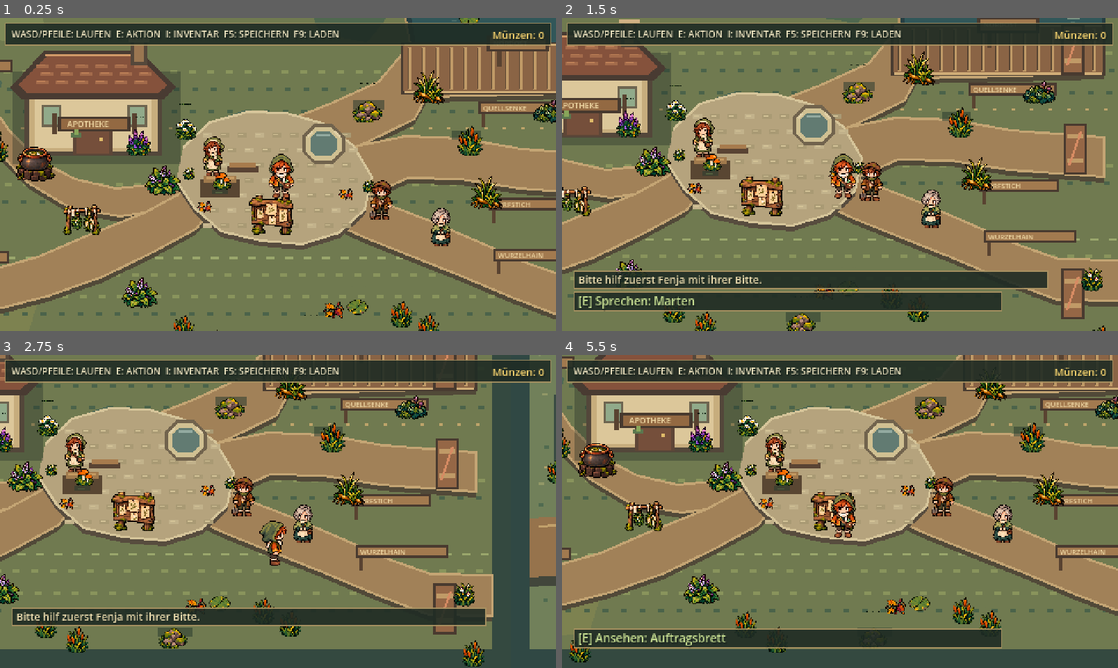
Above: before the commit, frames 1-4 (two rows, left to right).
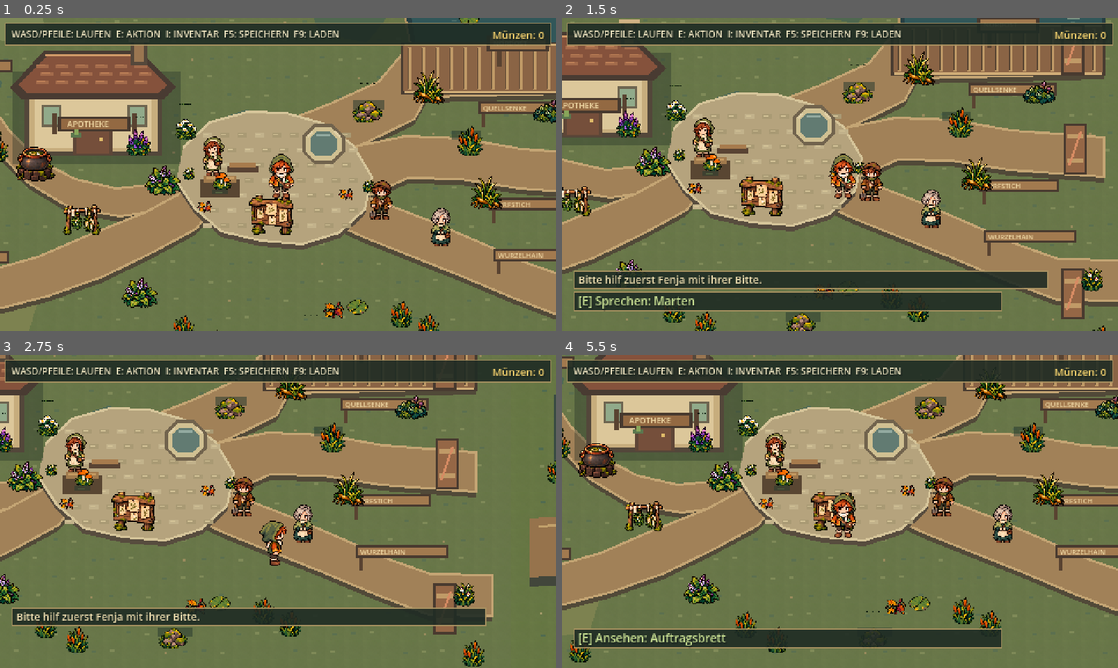
Above: after the commit, the same moments.

Repository: Fremarx/Moor-Apotheke
Game: Godot game, scene res://scenes/main.tscn
Two runs of this game, one before a commit and one after it. Both use one fixed random seed, a clock stepped at 60 frames per second and the inputs below.
Inputs:
- Up to frame 1 (0.25 s): no input
- Up to frame 2 (1.5 s): tap Enter at 0.5 s; hold D (move_right) 0.53-1.28 s; hold E (interact) 0.53-1.28 s; hold S (move_down) from 1.28 s (still down); tap E (interact) at 1.35 s
- Up to frame 3 (2.75 s): release S (move_down) at 2.03 s; hold D (move_right) from 2.03 s (still down); hold E (interact) from 2.03 s (still down)
- Up to frame 4 (5.5 s): release D (move_right) at 2.78 s; release E (interact) at 2.78 s; hold W (move_up) 2.78-3.53 s; tap E (interact) at 2.85, 4.35 s; hold E (interact) 3.53-4.28 s; hold A (move_left) 3.53-5.03 s; hold S (move_down) from 5.03 s (still down); hold E (interact) from 5.03 s (still down)

The runs differ from the first frame. In frame 1, 1.6% of the frame differs, in the area x 0-98%, y 1-96%; in frame 2, 1.1%; in frame 3, 13%, in the area x 0-100%, y 0-100%; in frame 4, 7.3%.

Commit message:
feat(world): add reusable moor terrain tiles

Diff:
--- /dev/null
+++ b/assets/tilesets/moor_terrain_tileset.tres
@@ -0,0 +1,73 @@
+[gd_resource type="TileSet" format=3]
+
+[ext_resource type="Texture2D" path="res://assets/tilesets/moor_terrain_atlas_ai_20261001.png" id="1_pcqk2"]
+
+[sub_resource type="TileSetAtlasSource" id="TileSetAtlasSource_orwj2"]
+texture = ExtResource("1_pcqk2")
+0:0/0 = 0
+1:0/0 = 0
+2:0/0 = 0
+3:0/0 = 0
+4:0/0 = 0
+5:0/0 = 0
+6:0/0 = 0
+7:0/0 = 0
+0:1/0 = 0
+1:1/0 = 0
+2:1/0 = 0
+3:1/0 = 0
+4:1/0 = 0
+5:1/0 = 0
+6:1/0 = 0
+7:1/0 = 0
+0:2/0 = 0
+1:2/0 = 0
+2:2/0 = 0
+3:2/0 = 0
+4:2/0 = 0
+5:2/0 = 0
+6:2/0 = 0
+7:2/0 = 0
+0:3/0 = 0
+1:3/0 = 0
+2:3/0 = 0
+3:3/0 = 0
+4:3/0 = 0
+5:3/0 = 0
+6:3/0 = 0
+7:3/0 = 0
+0:4/0 = 0
+1:4/0 = 0
+2:4/0 = 0
+3:4/0 = 0
+4:4/0 = 0
+5:4/0 = 0
+6:4/0 = 0
+7:4/0 = 0
+0:5/0 = 0
+1:5/0 = 0
+2:5/0 = 0
+3:5/0 = 0
+4:5/0 = 0
+5:5/0 = 0
+6:5/0 = 0
+7:5/0 = 0
+0:6/0 = 0
+1:6/0 = 0
+2:6/0 = 0
+3:6/0 = 0
+4:6/0 = 0
+5:6/0 = 0
+6:6/0 = 0
+7:6/0 = 0
+0:7/0 = 0
+1:7/0 = 0
+2:7/0 = 0
+3:7/0 = 0
+4:7/0 = 0
+5:7/0 = 0
+6:7/0 = 0
+7:7/0 = 0
+
+[resource]
+sources/0 = SubResource("TileSetAtlasSource_orwj2")
--- a/scenes/world/schilfufer.tscn
+++ b/scenes/world/schilfufer.tscn
@@ -1,9 +1,10 @@
-[gd_scene load_steps=8 format=3]
+[gd_scene load_steps=9 format=3]
 
 [ext_resource type="Script" path="res://scripts/schilfufer.gd" id="1_map"]
 [ext_resource type="Script" path="res://scripts/herb_pickup.gd" id="2_herb"]
 [ext_resource type="Texture2D" path="res://assets/sprites/herb_pickups_ai_20261001.png" id="3_herbs"]
 [ext_resource type="Script" path="res://scripts/map_transition.gd" id="4_transition"]
+[ext_resource type="Script" path="res://scripts/terrain_base_layer.gd" id="5_terrain"]
 
 [sub_resource type="CircleShape2D" id="CircleShape2D_herb"]
 radius = 6.0
@@ -13,6 +14,11 @@
 
 [node name="Schilfufer" type="Node2D"]
 script = ExtResource("1_map")
+
+[node name="TerrainBase" type="TileMapLayer" parent="."]
+z_index = -1
+script = ExtResource("5_terrain")
+terrain_profile = 1
 
 [node name="SumpfminzeSchilfufer" type="Area2D" parent="."]
 position = Vector2(136, 178)
--- a/scenes/world/test_map.tscn
+++ b/scenes/world/test_map.tscn
@@ -13,6 +13,7 @@
 [ext_resource type="Texture2D" path="res://assets/sprites/villagers_ai_20261001.png" id="11_villagers"]
 [ext_resource type="Texture2D" path="res://assets/sprites/herb_pickups_ai_20261001.png" id="12_herbs"]
 [ext_resource type="Script" path="res://scripts/map_transition.gd" id="13_transition"]
+[ext_resource type="Script" path="res://scripts/terrain_base_layer.gd" id="14_terrain"]
 
 [sub_resource type="CircleShape2D" id="CircleShape2D_interaction_probe"]
 radius = 6.0
@@ -52,6 +53,11 @@
 
 [node name="TestMap" type="Node2D"]
 script = ExtResource("1_map")
+
+[node name="TerrainBase" type="TileMapLayer" parent="."]
+z_index = -1
+script = ExtResource("14_terrain")
+terrain_profile = 0
 
 [node name="Braukessel" type="Area2D" parent="."]
 position = Vector2(110, 184)
--- a/scripts/schilfufer.gd
+++ b/scripts/schilfufer.gd
@@ -48,8 +48,17 @@
 
 
 func _draw_ground() -> void:
-	draw_rect(Rect2(Vector2.ZERO, MAP_SIZE), Color("304844"))
-	draw_rect(Rect2(Vector2(16, 16), Vector2(608, 328)), Color("71805a"))
+	# TerrainBase supplies the reusable grass and peat texture beneath these accents.
+	for y in range(24, 344, 16):
+		for x in range(24, 624, 16):
+			var pattern := posmod(x * 11 + y * 23, 29)
+			var detail_position := Vector2(x + pattern % 5, y + pattern % 4)
+			if pattern < 6:
+				draw_rect(Rect2(detail_position, Vector2(4, 2)), Color("7f8a58"))
+			elif pattern < 14:
+				draw_rect(Rect2(detail_position, Vector2(4, 2)), Color("506b50"))
+			elif pattern == 16:
+				draw_rect(Rect2(detail_position, Vector2(2, 2)), Color("a49b6a"))
 	draw_colored_polygon(
 		PackedVector2Array([
 			Vector2(24, 34), Vector2(45, 27), Vector2(50, 62), Vector2(39, 87),
@@ -78,20 +87,6 @@
 		]),
 		Color("81845a")
 	)
-	for y in range(24, 344, 16):
-		for x in range(24, 624, 16):
-			var pattern := (x * 11 + y * 23) % 19
-			var point := Vector2(x + pattern % 7, y + pattern % 5)
-			if pattern < 4:
-				draw_rect(Rect2(point, Vector2(5, 2)), Color("929867"))
-			elif pattern < 8:
-				draw_rect(Rect2(point, Vector2(4, 3)), Color("506b50"))
-			elif pattern == 12:
-				draw_rect(Rect2(point, Vector2(2, 2)), Color("b3a16a"))
-			elif pattern == 16:
-				draw_rect(Rect2(point, Vector2(6, 1)), Color("a2a36a"))
-
-
 func _draw_backwaters() -> void:
 	_draw_water_pool(Vector2(48, 34), Vector2(116, 64))
 	_draw_water_pool(Vector2(222, 24), Vector2(244, 101))
--- /dev/null
+++ b/scripts/terrain_base_layer.gd
@@ -0,0 +1,26 @@
+extends TileMapLayer
+
+
+enum TerrainProfile {
+	VILLAGE,
+	SCHILFUFER,
+}
+
+const TERRAIN_TILESET: TileSet = preload("res://assets/tilesets/moor_terrain_tileset.tres")
+const SOURCE_ID := 0
+const BASE_GRASS_TILE := Vector2i(0, 0)
+
+@export_enum("Dorfplatz", "Schilfufer") var terrain_profile: int = TerrainProfile.VILLAGE
+@export var map_size: Vector2i = Vector2i(40, 23)
+
+
+func _ready() -> void:
+	tile_set = TERRAIN_TILESET
+	collision_enabled = false
+	navigation_enabled = false
+	if terrain_profile == TerrainProfile.SCHILFUFER:
+		modulate = Color(0.98, 1.0, 0.93, 1.0)
+	clear()
+	for y in range(map_size.y):
+		for x in range(map_size.x):
+			set_cell(Vector2i(x, y), SOURCE_ID, BASE_GRASS_TILE)
--- a/scripts/test_map.gd
+++ b/scripts/test_map.gd
@@ -67,8 +67,17 @@
 
 
 func _draw_ground() -> void:
-	draw_rect(Rect2(Vector2.ZERO, MAP_SIZE), Color("344940"))
-	draw_rect(Rect2(Vector2(16, 16), Vector2(608, 328)), Color("707a50"))
+	# TerrainBase supplies the reusable grass and peat texture beneath these accents.
+	for y in range(20, 352, 16):
+		for x in range(16, 624, 16):
+			var pattern := posmod(x * 17 + y * 31, 23)
+			var detail_position := Vector2(x + 3 + pattern % 4, y + 4 + pattern % 3)
+			if pattern < 6:
+				draw_rect(Rect2(detail_position, Vector2(4, 2)), Color("7f8a58"))
+			elif pattern < 12:
+				draw_rect(Rect2(detail_position, Vector2(4, 2)), Color("5c704f"))
+			elif pattern == 14:
+				draw_rect(Rect2(detail_position, Vector2(2, 2)), Color("998b5d"))
 	draw_colored_polygon(
 		PackedVector2Array([
 			Vector2(28, 38), Vector2(73, 31), Vector2(111, 40),
@@ -123,19 +132,6 @@
 		]),
 		Color("7d8250")
 	)
-
-	for y in range(16, 352, 16):
-		for x in range(16, 624, 16):
-			var pattern := (x * 17 + y * 31) % 17
-			var detail_position := Vector2(x + 2 + pattern % 5, y + 3 + pattern % 4)
-			if pattern < 4:
-				draw_rect(Rect2(detail_position, Vector2(6, 3)), Color("89945c"))
-			elif pattern < 8:
-				draw_rect(Rect2(detail_position, Vector2(5, 3)), Color("4b634a"))
-			elif pattern == 10:
-				draw_rect(Rect2(detail_position, Vector2(3, 2)), Color("bea46a"))
-			elif pattern == 14:
-				draw_rect(Rect2(detail_position, Vector2(7, 2)), Color("9aa76c"))
 
 func _draw_pond() -> void:
 	draw_colored_polygon(
--- /dev/null
+++ b/tests/map_03_reusable_terrain_tileset_test.gd
@@ -0,0 +1,79 @@
+extends SceneTree
+
+const TERRAIN_TILESET: TileSet = preload("res://assets/tilesets/moor_terrain_tileset.tres")
+const MAP_CASES := [
+	{"path": "res://scenes/world/test_map.tscn", "profile": 0, "pickup": "Sumpfminze/Visual"},
+	{"path": "res://scenes/world/schilfufer.tscn", "profile": 1, "pickup": "SumpfminzeSchilfufer/Visual"},
+]
+const MAP_SIZE := Vector2i(40, 23)
+
+var _failures: Array[String] = []
+
+
+func _initialize() -> void:
+	call_deferred("_run")
+
+
+func _run() -> void:
+	_check_tileset()
+	for map_case in MAP_CASES:
+		await _check_map(map_case)
+	if _failures.is_empty():
+		print("MAP-03 reusable terrain TileSet checks passed.")
+		quit(0)
+	else:
+		for failure in _failures:
+			push_error(failure)
+		quit(1)
+
+
+func _check_tileset() -> void:
+	_expect(TERRAIN_TILESET.tile_size == Vector2i(16, 16), "TileSet uses 16x16 logical tiles")
+	_expect(TERRAIN_TILESET.get_source_count() == 1, "TileSet has one reusable atlas source")
+	var source := TERRAIN_TILESET.get_source(0) as TileSetAtlasSource
+	_expect(source != null, "TileSet source is an atlas")
+	if source == null:
+		return
+	_expect(source.texture.get_size() == Vector2(128, 128), "atlas texture is exactly 128x128")
+	_expect(source.texture_region_size == Vector2i(16, 16), "atlas cells are 16x16")
+	_expect(source.get_atlas_grid_size() == Vector2i(8, 8), "atlas is an 8x8 sheet")
+	for y in range(8):
+		for x in range(8):
+			_expect(source.has_tile(Vector2i(x, y)), "atlas cell (%d, %d) is registered" % [x, y])
+
+
+func _check_map(map_case: Dictionary) -> void:
+	var scene := load(map_case.path) as PackedScene
+	_expect(scene != null, "%s loads" % map_case.path)
+	if scene == null:
+		return
+	var map_root := scene.instantiate() as Node2D
+	root.add_child(map_root)
+	await process_frame
+
+	var terrain := map_root.get_node_or_null("TerrainBase") as TileMapLayer
+	_expect(terrain != null, "%s has a TileMapLayer terrain base" % map_case.path)
+	if terrain != null:
+		_expect(terrain.tile_set == TERRAIN_TILESET, "%s reuses the shared TileSet" % map_case.path)
+		_expect(terrain.terrain_profile == map_case.profile, "%s has the expected terrain profile" % map_case.path)
+		_expect(terrain.map_size == MAP_SIZE, "%s fills a 40x23 tile area" % map_case.path)
+		_expect(terrain.get_used_cells().size() == MAP_SIZE.x * MAP_SIZE.y, "%s has no empty ground cells" % map_case.path)
+		_expect(terrain.get_cell_source_id(Vector2i(0, 0)) == 0, "%s uses atlas source 0 at the origin" % map_case.path)
+		_expect(terrain.get_cell_source_id(Vector2i(39, 22)) == 0, "%s covers the bottom-right map cell" % map_case.path)
+		_expect(not terrain.collision_enabled, "%s ground does not add blocking collision" % map_case.path)
+		_expect(not terrain.navigation_enabled, "%s decorative ground does not add navigation data" % map_case.path)
+		var adjacent_center_delta := terrain.map_to_local(Vector2i(1, 0)) - terrain.map_to_local(Vector2i(0, 0))
+		_expect(adjacent_center_delta == Vector2(16, 0), "%s tile cells meet on the 16px grid" % map_case.path)
+
+	var pickup := map_root.get_node_or_null(map_case.pickup) as Sprite2D
+	_expect(pickup != null and pickup.visible, "%s keeps its collectible sprite visible" % map_case.path)
+	if pickup != null and pickup.texture != null:
+		var cell_width := float(pickup.texture.get_width()) / float(pickup.hframes) * pickup.scale.x
+		_expect(cell_width >= 20.0, "%s collectible stays readable at gameplay scale" % map_case.path)
+	map_root.queue_free()
+	await process_frame
+
+
+func _expect(condition: bool, message: String) -> void:
+	if not condition:
+		_failures.append(message)
Binary file added: assets/tilesets/moor_terrain_atlas_ai_20261001.png
Not shown, added: assets/tilesets/moor_terrain_atlas_ai_20261001.png.import
Not shown: 1 places in scenes/world/test_map.tscn that only renumber resources
Not shown, added: scripts/terrain_base_layer.gd.uid
Not shown, added: tests/map_03_reusable_terrain_tileset_test.gd.uid
Not shown, changed: GAME_PLAN.md
Not shown, changed: PROJECT_PLAN.md
Not shown, added: design/agent_workflow.md
Not shown, changed: design/enemy_roster.md
Not shown, changed: design/progression_roadmap.md
Not shown, changed: design/resource_economy.md
Not shown, changed: design/world_backlog.md
(and 6 more such lines)
